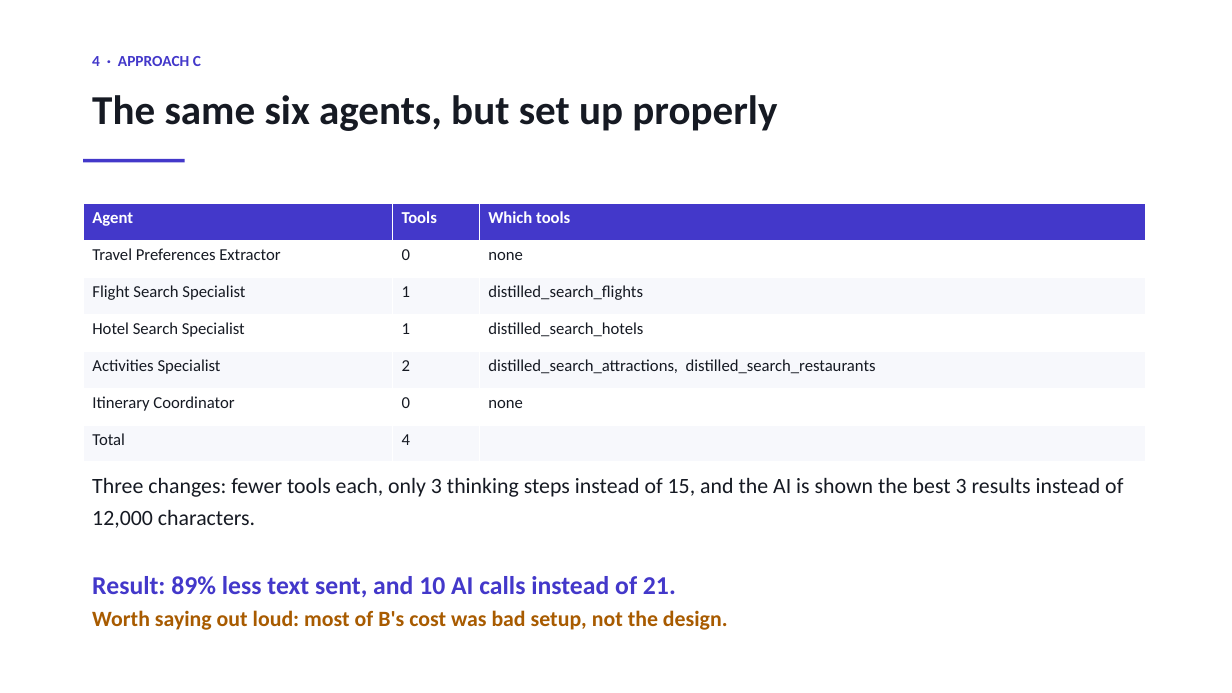
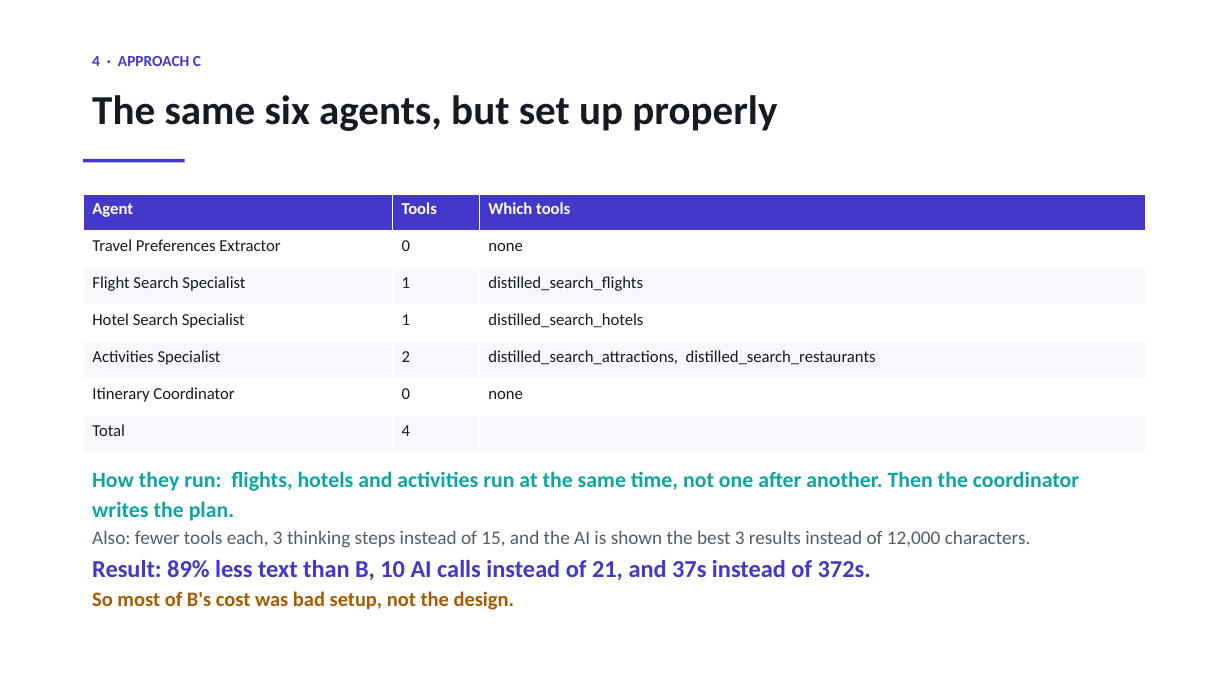
Before and after one commit to sherali143/Trip-Planner, a slide deck: slide 5 of submission/CMP7200_Viva_Presentation.pptx. Drawn at 1232x693 pixels with LibreOffice and Linux fonts; fonts in the diff are those of the drawing. Boxes give left, top, right and bottom in pixels: in the first picture for what was removed or moved away, otherwise in the second. Text is boxed around its words. In the diff, an @@ line names an element or a change of style, - is before the commit and + after.

```diff
--- a/submission/CMP7200_Viva_Presentation.pptx
+++ b/submission/CMP7200_Viva_Presentation.pptx
@@ table: place and size @@
-table at box(83, 203, 1146, 462)
+table at box(83, 194, 1146, 453)
@@ text at box(92, 471, 1079, 610): text changed; text colour #161A23 to #0EA5A4; bold on @@
-Three changes: fewer tools each, only 3 thinking steps instead of 15, and the AI is shown the best 3 results instead of 12,000 characters.
-Result: 89% less text sent, and 10 AI calls instead of 21.
-Worth saying out loud: most of B's cost was bad setup, not the design.
+How they run: flights, hotels and activities run at the same time, not one after another. Then the coordinator writes the plan.
+Also: fewer tools each, 3 thinking steps instead of 15, and the AI is shown the best 3 results instead of 12,000 characters.
+Result: 89% less text than B, 10 AI calls instead of 21, and 37s instead of 372s.
+So most of B's cost was bad setup, not the design.
```
Also in this commit, not shown: 5 other slides changed, 1 other file.
